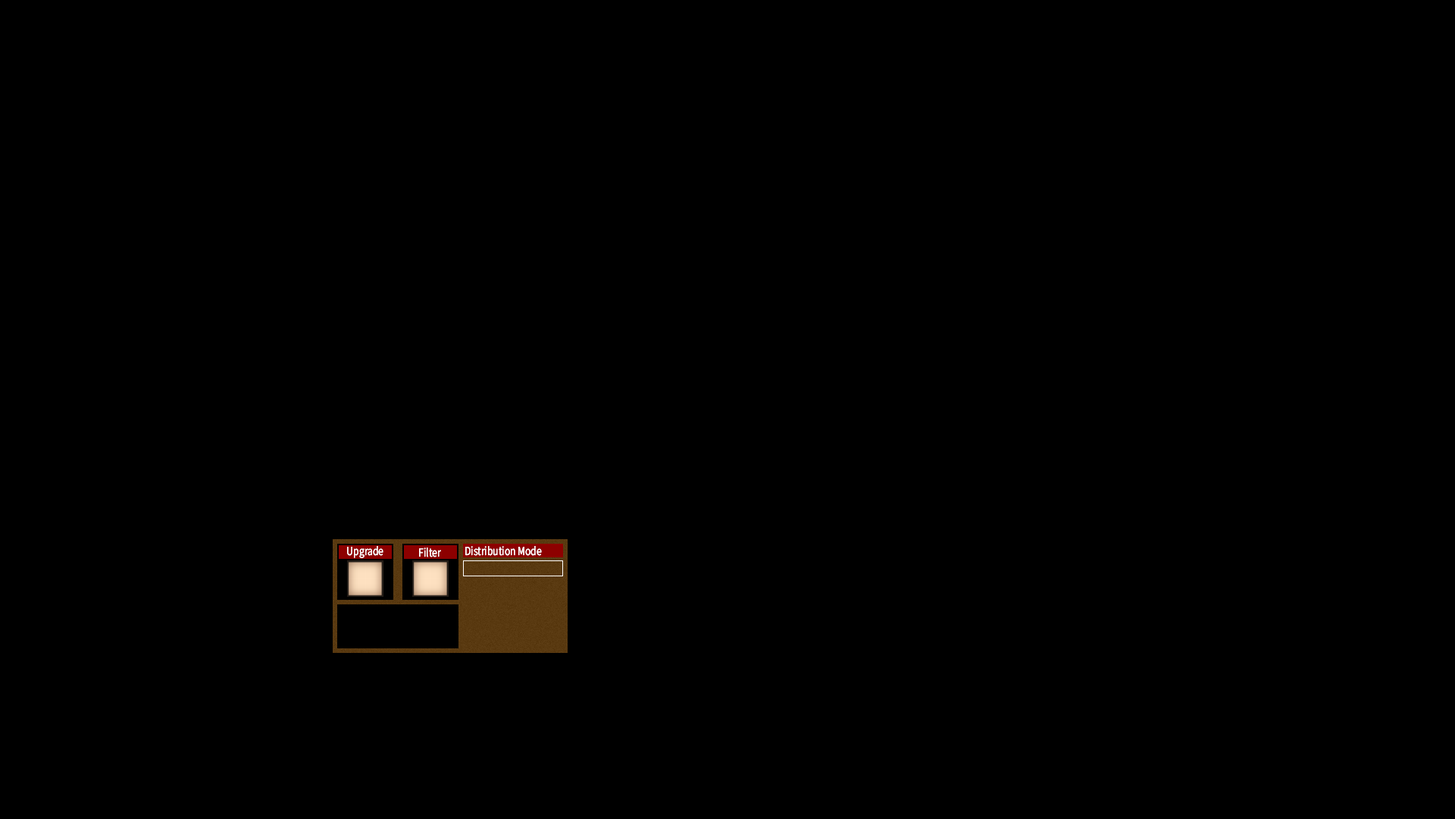
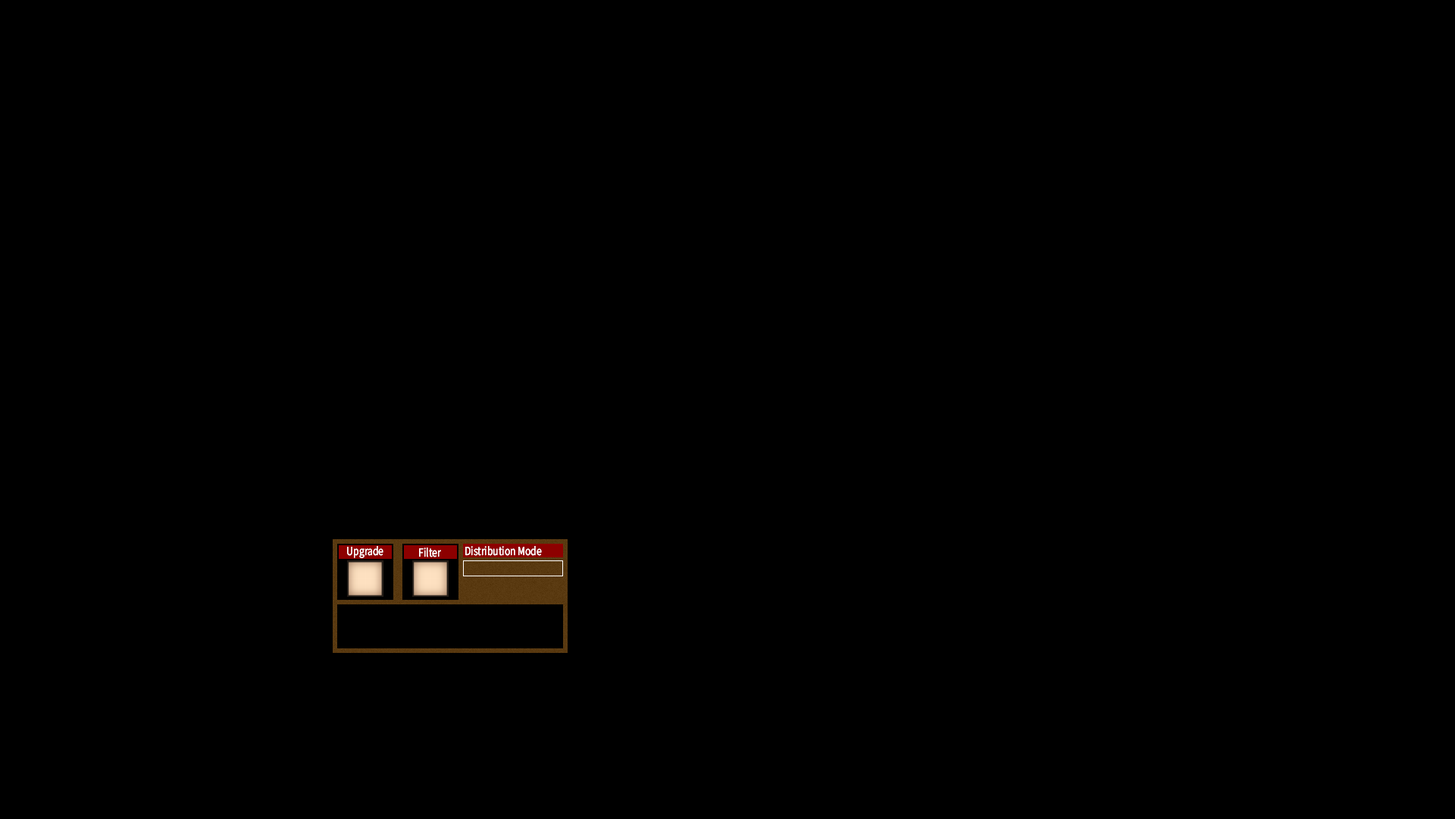
Layers edited between the first and the second 1455 x 819 image:
painted on "InfoInset copy" (2nd of 5, in "PipeGUI") over [458, 604, 564, 649]
